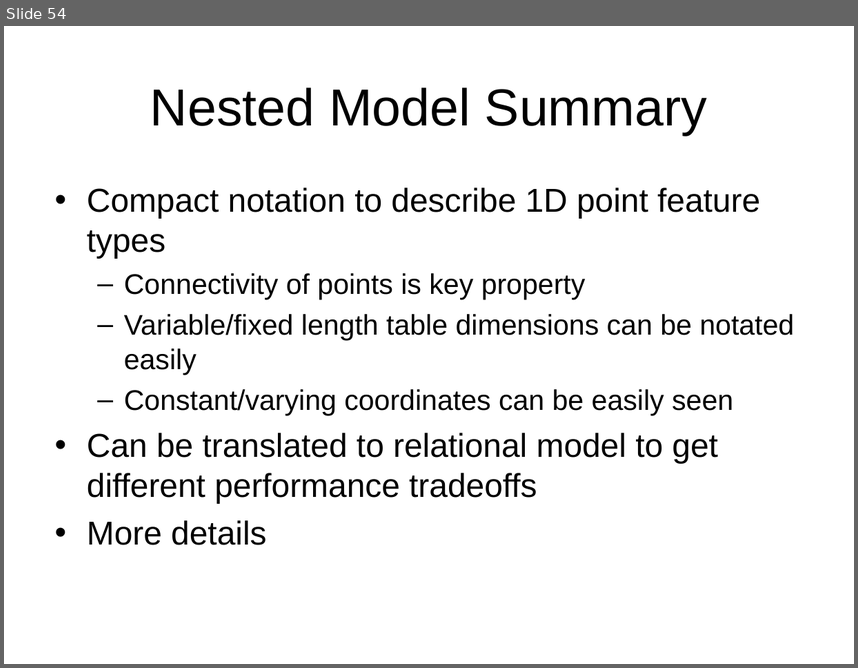
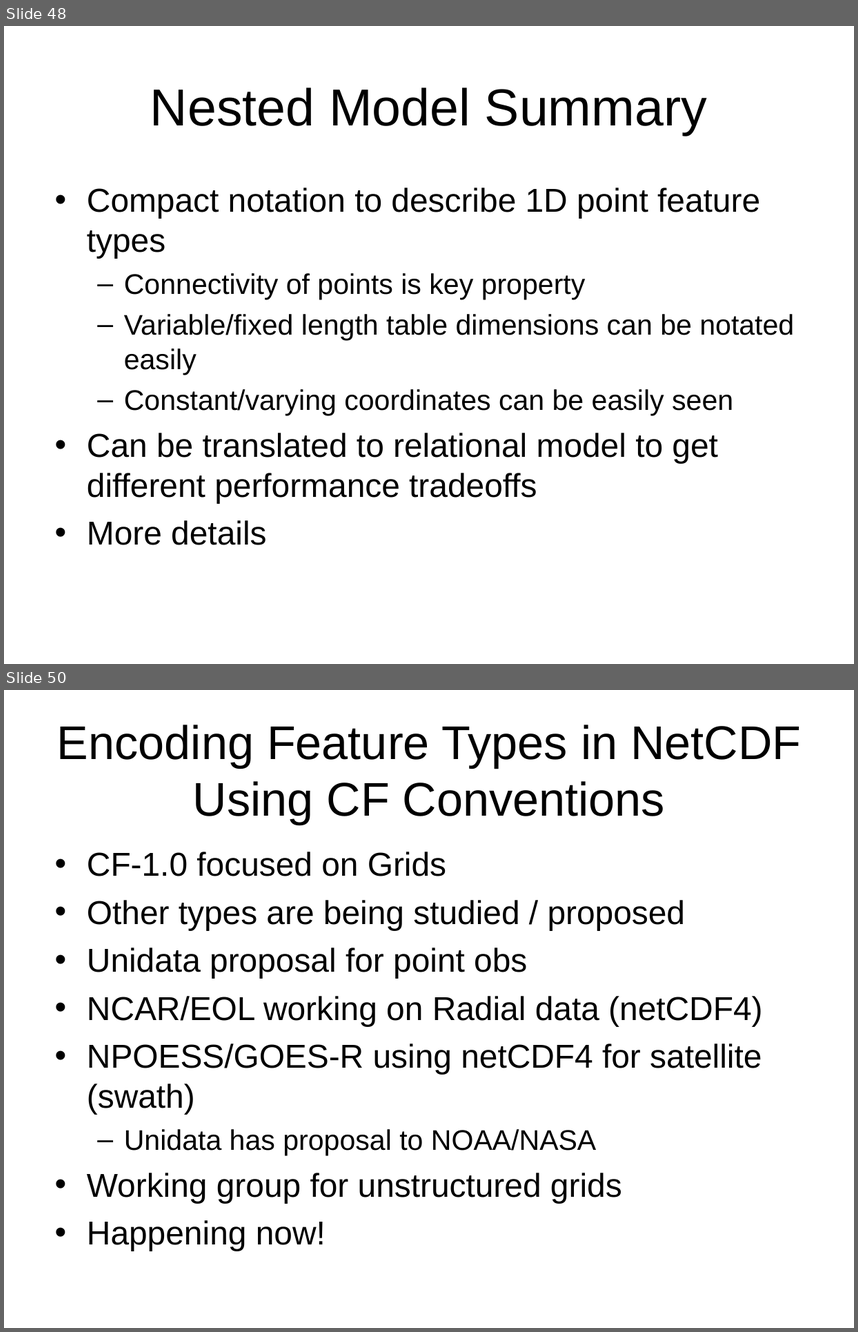
Before and after one commit to ooici-eoi/THREDDS, a slide deck: docs/web/netcdf-java/site/tutorial/CDMoverview.ppt. Shown one above the other, each under a label of ours: slide 54 before the commit, slides 48 and 50 after it; the slides between them are not shown. The pictures are 858x668 and 858x1332 pixels, drawn with LibreOffice and Linux fonts; fonts in the diff are those of the drawing; background and template pictures are left out. Boxes give left, top, right and bottom in pixels: in the first picture for what was removed or moved away, otherwise in the second. Text is boxed around its words. In the diff, an @@ line names an element or a change of style, - is before the commit and + after.

```diff
--- a/docs/web/netcdf-java/site/tutorial/CDMoverview.ppt
+++ b/docs/web/netcdf-java/site/tutorial/CDMoverview.ppt
@@ slide 50 added at bbox=[4, 690, 854, 1328], background picture (left out) @@
@@ title added at bbox=[57, 724, 801, 824], 40 pt, text #000000 @@
+Encoding Feature Types in NetCDF
+Using CF Conventions
@@ text added at bbox=[87, 851, 762, 1251], 28 pt, text #000000 @@
+• CF-1.0 focused on Grids
+• Other types are being studied / proposed
+• Unidata proposal for point obs
+• NCAR/EOL working on Radial data (netCDF4)
+• NPOESS/GOES-R using netCDF4 for satellite (swath)
+  – Unidata has proposal to NOAA/NASA
+• Working group for unstructured grids
+• Happening now!
@@ what was slide 54 is now slide 48 @@
```
Also in this commit, not shown: 5 slides changed, 2 other slides added, 7 slides removed, 33 other files.
